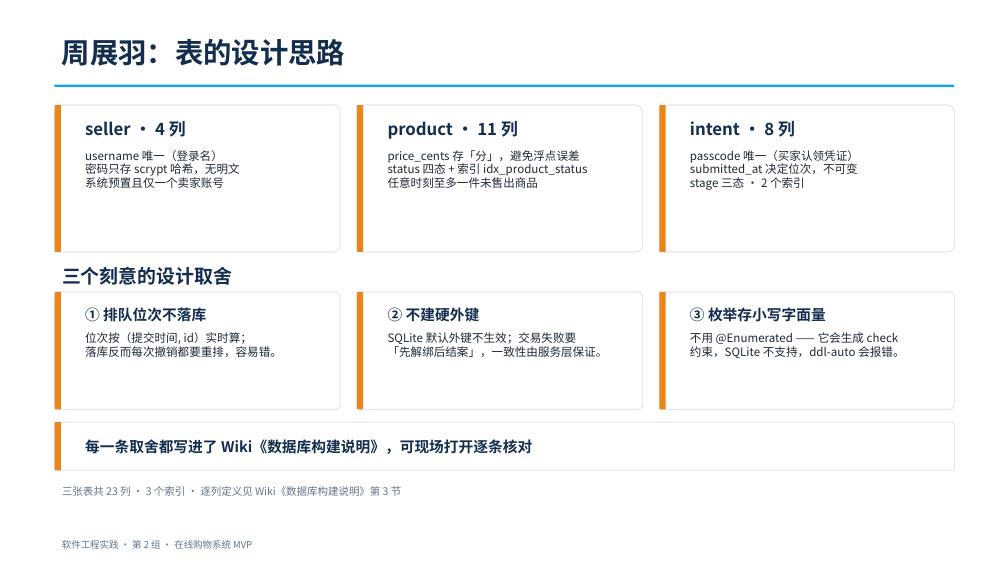
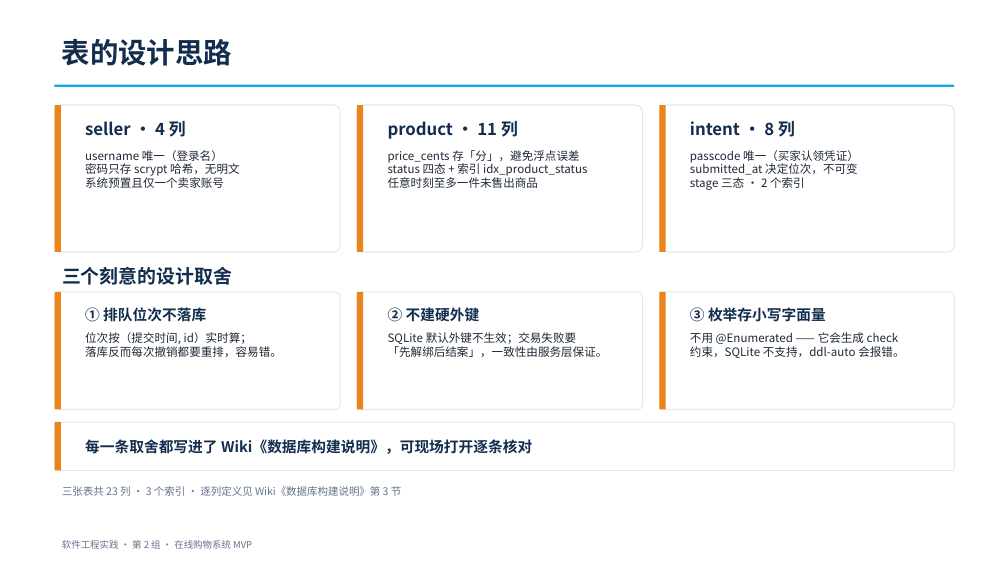
Before and after one commit to hds556/se-course-project, a slide deck: slide 15 of ppt/第二次阶段性评审-在线购物系统.pptx. Drawn at 1008x567 pixels with LibreOffice and Linux fonts; fonts in the diff are those of the drawing. Boxes give left, top, right and bottom in pixels: in the first picture for what was removed or moved away, otherwise in the second. Text is boxed around its words. In the diff, an @@ line names an element or a change of style, - is before the commit and + after.

```diff
--- a/ppt/第二次阶段性评审-在线购物系统.pptx
+++ b/ppt/第二次阶段性评审-在线购物系统.pptx
@@ text at (62, 39, 232, 66): text changed @@
-周展羽：表的设计思路
+表的设计思路
```
Also in this commit, not shown: 2 other slides changed.
